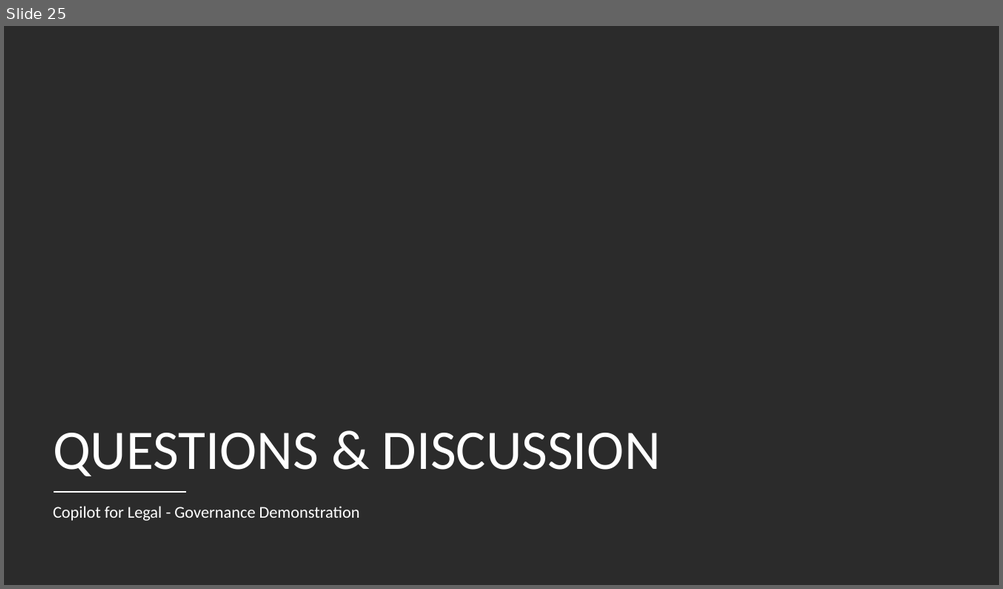
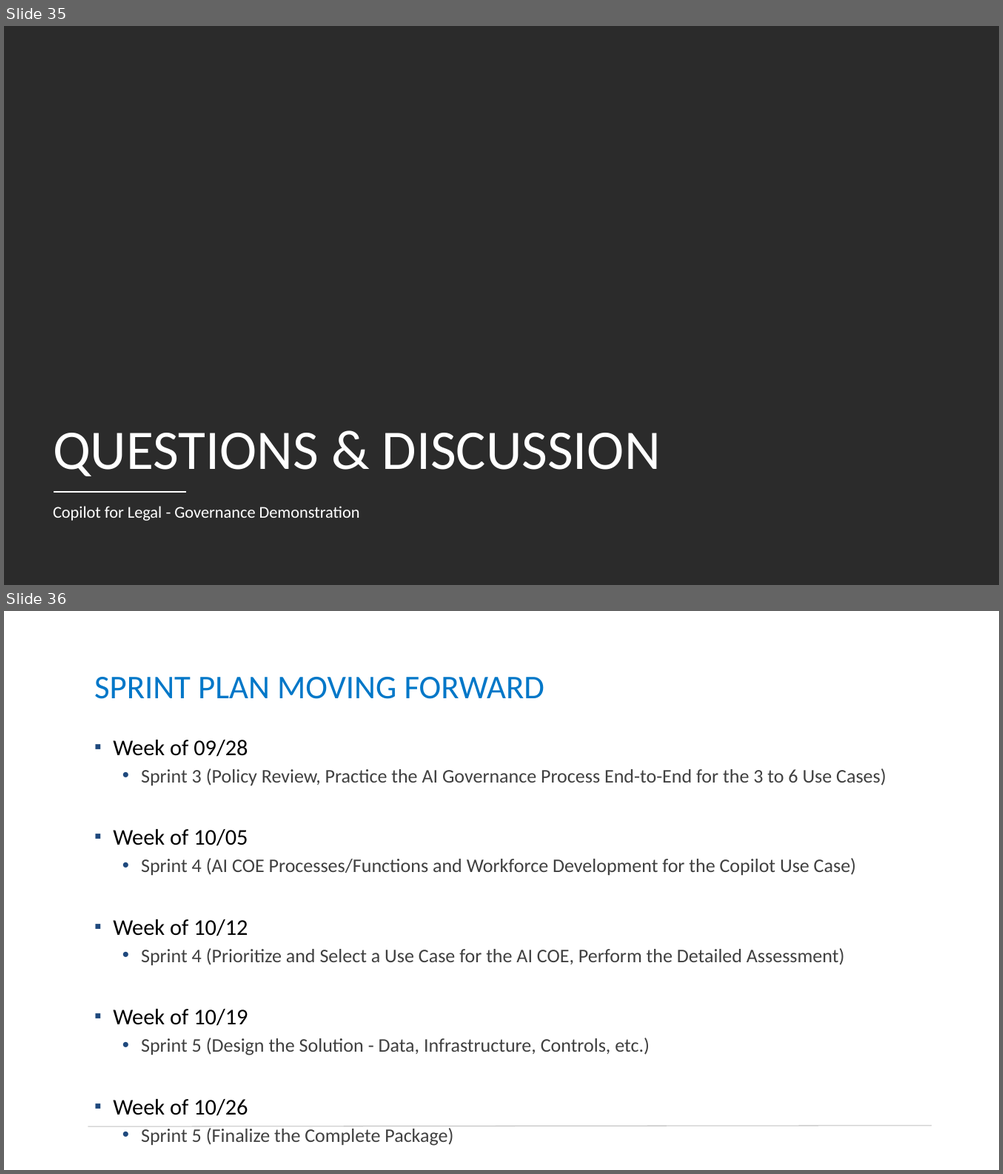
Before and after one commit to gauthiii/bhuc, a slide deck: Workshop_09_24.pptx. Shown one above the other, each under a label of ours: slide 25 before the commit, slides 35 and 36 after it. The pictures are 1003x589 and 1003x1174 pixels, drawn with LibreOffice and Linux fonts; fonts in the diff are those of the drawing; background and template pictures are left out; a plain dark background stands for a picture behind light text. Boxes give left, top, right and bottom in pixels: in the first picture for what was removed or moved away, otherwise in the second. Text is boxed around its words. In the diff, an @@ line names an element or a change of style, - is before the commit and + after.

```diff
--- a/Workshop_09_24.pptx
+++ b/Workshop_09_24.pptx
@@ slide 36 added at (4,611,999,1170), background #FFFFFF @@
@@ title added at (94,677,544,699), 32 pt, text #0077C8 @@
+SPRINT PLAN MOVING FORWARD
@@ text added at (113,740,885,1146), 18.6 pt, text #404040 @@
+▪ Week of 09/28
+    • Sprint 3 (Policy Review, Practice the AI Governance Process End-to-End for the 3 to 6 Use Cases)
+▪ Week of 10/05
+    • Sprint 4 (AI COE Processes/Functions and Workforce Development for the Copilot Use Case)
+▪ Week of 10/12
+    • Sprint 4 (Prioritize and Select a Use Case for the AI COE, Perform the Detailed Assessment)
+▪ Week of 10/19
+    • Sprint 5 (Design the Solution - Data, Infrastructure, Controls, etc.)
+▪ Week of 10/26
+    • Sprint 5 (Finalize the Complete Package)
@@ line added from (88, 1128) to (931, 1126), #BFBFBF 0.75 pt @@
@@ what was slide 25 is now slide 35 @@
```
Also in this commit, not shown: 8 slides changed, 11 other slides added, 1 slide removed, 3 other files.
